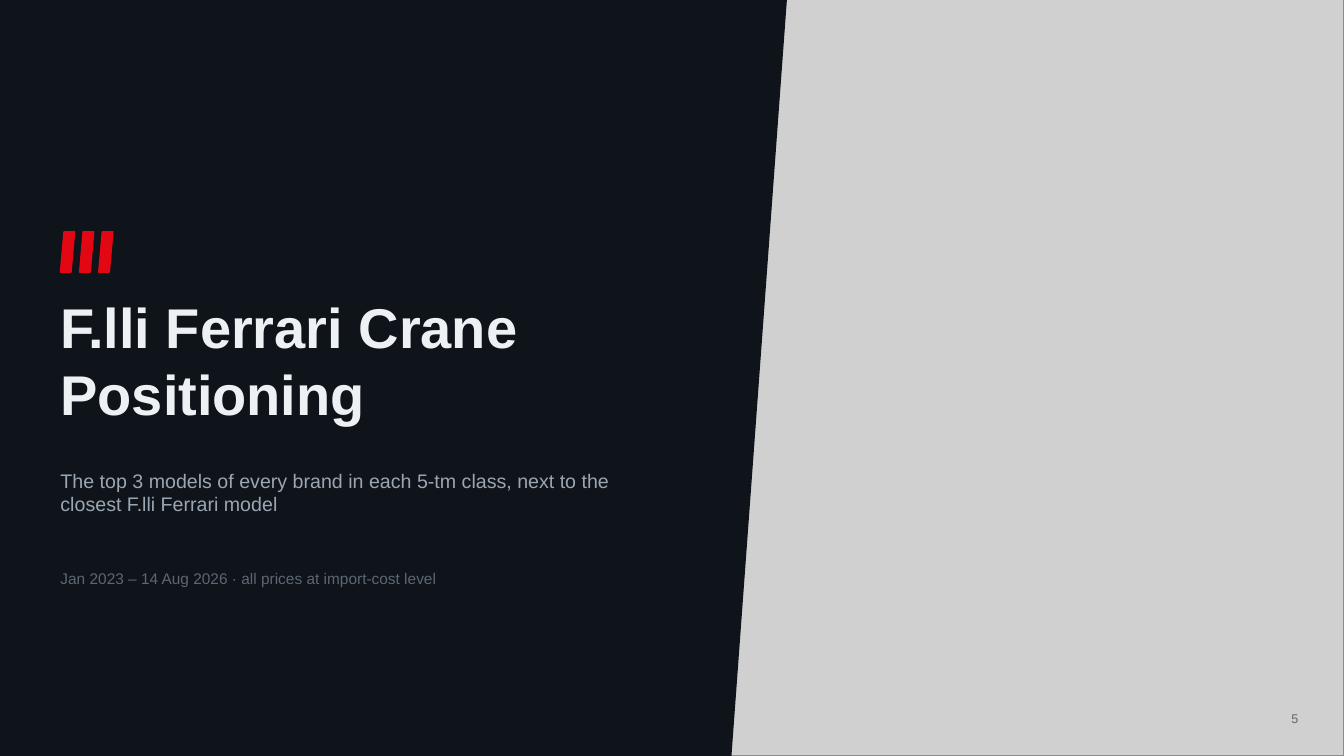
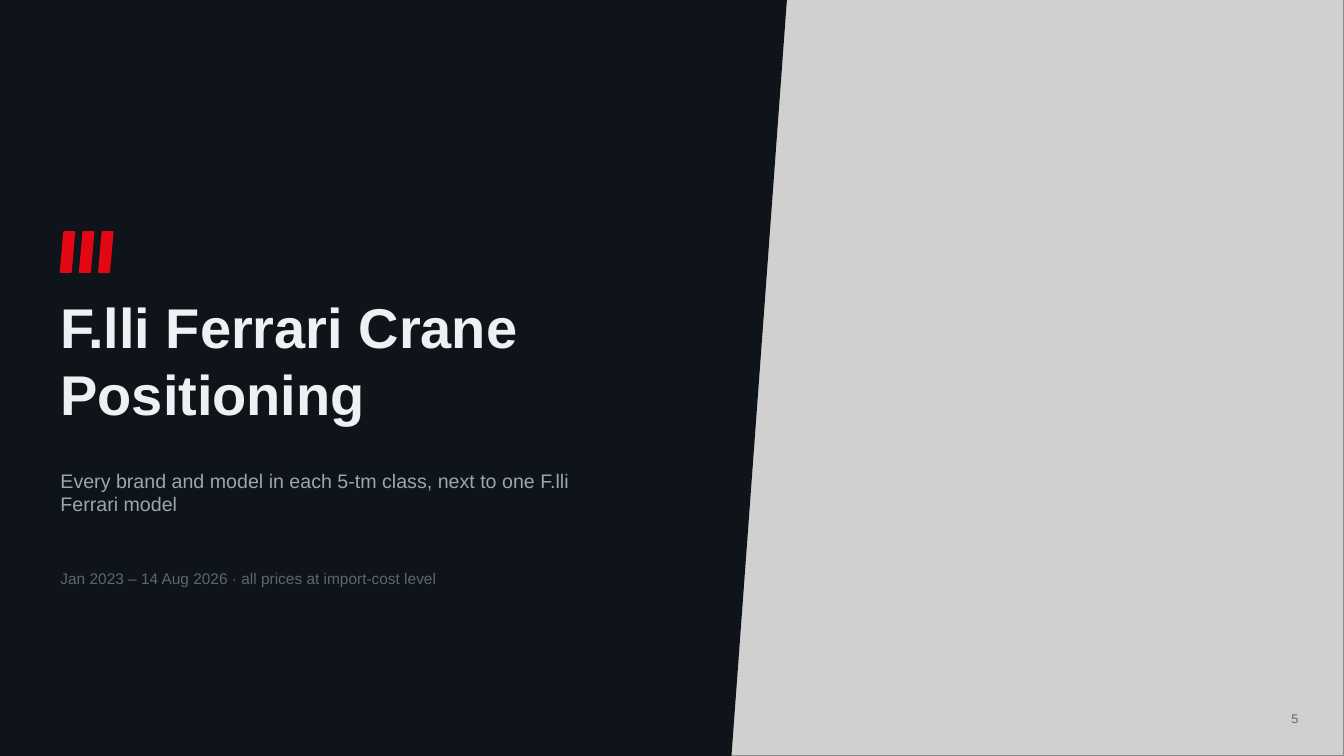
Before and after one commit to Godson7777/Ferarri_Crane_Tiberias, a slide deck: slide 6 of slides/Flli_Ferrari_Market_Strategy_v5.pptx. Drawn at 1344x756 pixels with LibreOffice and Linux fonts; fonts in the diff are those of the drawing; grey boxes stand for pictures. Boxes give left, top, right and bottom in pixels: in the first picture for what was removed or moved away, otherwise in the second. Text is boxed around its words. In the diff, an @@ line names an element or a change of style, - is before the commit and + after.

```diff
--- a/slides/Flli_Ferrari_Market_Strategy_v5.pptx
+++ b/slides/Flli_Ferrari_Market_Strategy_v5.pptx
@@ text at (60, 474, 568, 511): text changed @@
-The top 3 models of every brand in each 5-tm class, next to the closest F.lli Ferrari model
+Every brand and model in each 5-tm class, next to one F.lli Ferrari model
```
Also in this commit, not shown: 5 other slides changed, 2 slides added, 2 slides removed, 10 other files.
